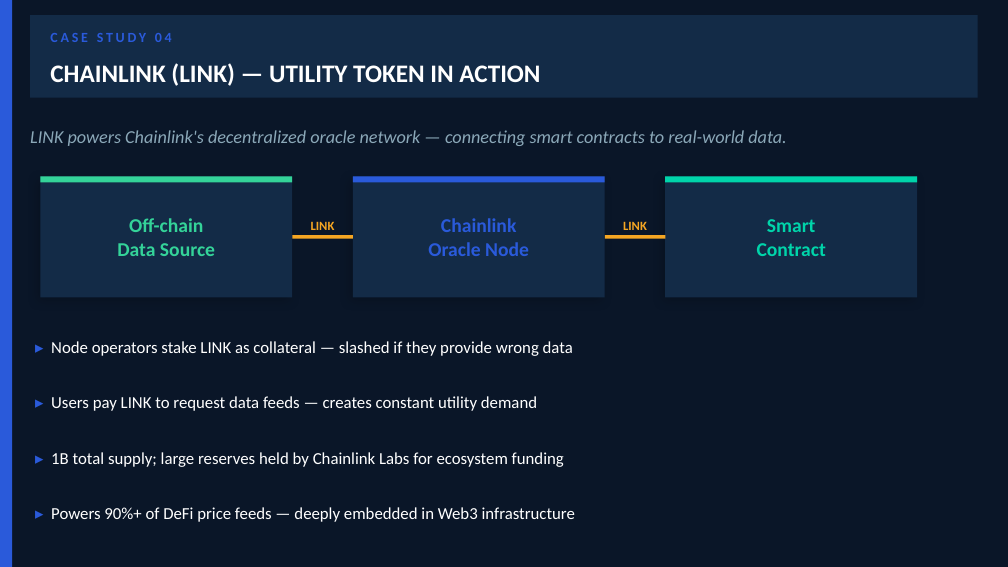
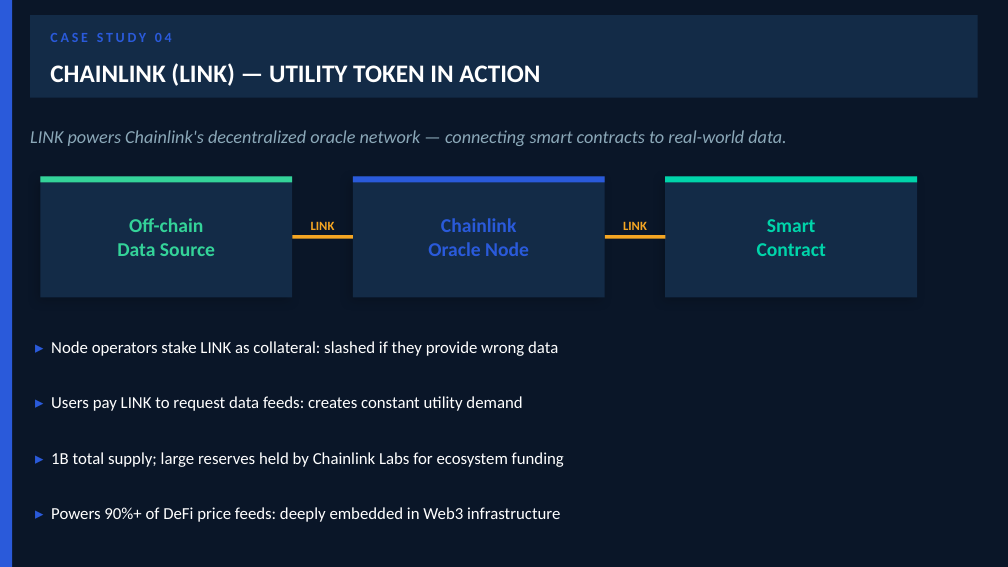
Before and after one commit to McLight-Note/Introduction-to-BlockChain, a slide deck: slide 13 of token_economies.pptx. Drawn at 1008x567 pixels with LibreOffice and Linux fonts; fonts in the diff are those of the drawing. Boxes give left, top, right and bottom in pixels: in the first picture for what was removed or moved away, otherwise in the second. Text is boxed around its words. In the diff, an @@ line names an element or a change of style, - is before the commit and + after.

```diff
--- a/token_economies.pptx
+++ b/token_economies.pptx
@@ text at (51,341,558,356): text changed @@
-▸ Node operators stake LINK as collateral — slashed if they provide wrong data
+▸ Node operators stake LINK as collateral: slashed if they provide wrong data
@@ text at (51,396,522,411): text changed @@
-▸ Users pay LINK to request data feeds — creates constant utility demand
+▸ Users pay LINK to request data feeds: creates constant utility demand
@@ text at (51,507,560,522): text changed @@
-▸ Powers 90%+ of DeFi price feeds — deeply embedded in Web3 infrastructure
+▸ Powers 90%+ of DeFi price feeds: deeply embedded in Web3 infrastructure
```
Also in this commit, not shown: 13 other slides changed.
